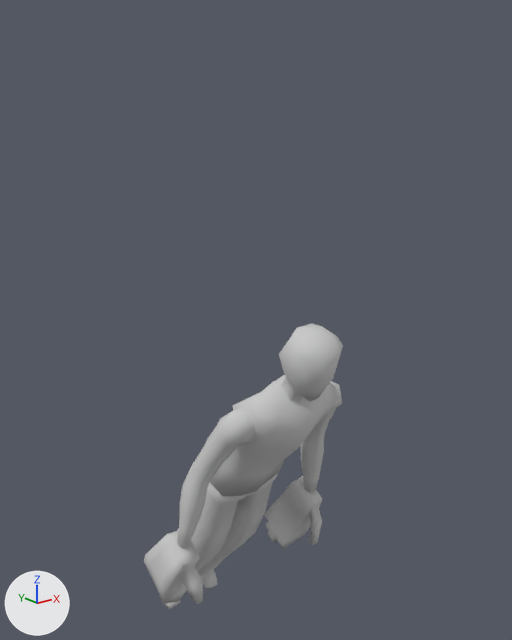
A saved change to the FBX model cookies/Assets/3D_Assets/Characters/Models/mr_lust.FBX.
Before and after are seen from a 50 mm camera at (-1.022, -1.271, 1.229) aimed at (0.058, 0.079, 0.688). Lighting does not change. The marker at lower left points along +X, +Y and +Z. Where no turn or scale is listed for an object, it has been applied to the vertices.

In view in the first picture: 'mr_lust_head', 'mr_lust_left_arm', 'mr_lust_left_foot', 'mr_lust_left_hand', 'mr_lust_pants', 'mr_lust_right_arm', 'mr_lust_right_foot', 'mr_lust_right_hand', 'mr_lust_torso'.
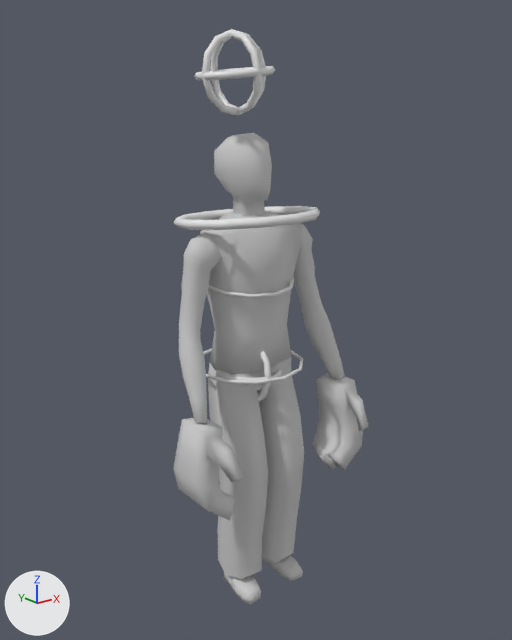
Patch to the scene script:
```diff
--- a/cookies/Assets/3D_Assets/Characters/Models/mr_lust.FBX.py
+++ b/cookies/Assets/3D_Assets/Characters/Models/mr_lust.FBX.py
@@ ob_mr_lust_right_hand @@
 ob_mr_lust_right_hand = bpy.data.objects.new('mr_lust_right_hand', me_mesh_008)
-ob_mr_lust_right_hand.location = (-0.219, -0.016, 0.135)
-ob_mr_lust_right_hand.rotation_euler = (2.141, 0.0536, -0.0127)  # degrees (123, 3.1, -0.7)
+ob_mr_lust_right_hand.location = (-0.219, -0.126, 0.53)
+ob_mr_lust_right_hand.rotation_euler = (1.53, 0.0366, -0.0411)  # degrees (88, 2.1, -2.4)
 ob_mr_lust_right_hand.scale = (0.0236, 0.0236, 0.023)
@@ ob_mr_lust_left_hand @@
 ob_mr_lust_left_hand = bpy.data.objects.new('mr_lust_left_hand', me_mesh_007)
-ob_mr_lust_left_hand.location = (0.196, -0.016, 0.135)
-ob_mr_lust_left_hand.rotation_euler = (-1.0, -0.0536, 0.0127)  # degrees (-57, -3.1, 0.7)
+ob_mr_lust_left_hand.location = (0.196, -0.126, 0.53)
+ob_mr_lust_left_hand.rotation_euler = (-1.612, -0.0391, 0.0411)  # degrees (-92, -2.2, 2.4)
 ob_mr_lust_left_hand.scale = (-0.0236, -0.0236, -0.023)
@@ ob_mr_lust_pants @@
 ob_mr_lust_pants = bpy.data.objects.new('mr_lust_pants', me_mesh_001)
-ob_mr_lust_pants.location = (0.001, 0.086, 0.263)
-ob_mr_lust_pants.rotation_euler = (2.182, 0.0, 0.0)  # degrees (125, 0, 0)
+ob_mr_lust_pants.location = (0.001, 0.03, 0.578)
+ob_mr_lust_pants.rotation_euler = (1.571, 0.0, 0.0)  # degrees (90, 0, 0)
 ob_mr_lust_pants.scale = (0.00936, 0.01, 0.00988)
@@ ob_mr_lust_left_arm @@
 ob_mr_lust_left_arm = bpy.data.objects.new('mr_lust_left_arm', me_mesh_003)
-ob_mr_lust_left_arm.location = (0.107, -0.105, 0.518)
-ob_mr_lust_left_arm.rotation_euler = (-0.582, 0.252, 3.026)  # degrees (-33, 14, 173)
+ob_mr_lust_left_arm.location = (0.107, 0.02, 0.895)
+ob_mr_lust_left_arm.rotation_euler = (0.0503, 0.272, -3.089)  # degrees (2.9, 16, -177)
 ob_mr_lust_left_arm.scale = (0.01, 0.01, 0.01)
@@ ob_mr_lust_head @@
 ob_mr_lust_head = bpy.data.objects.new('mr_lust_head', me_mesh_004)
-ob_mr_lust_head.location = (-0.012, -0.183, 0.658)
-ob_mr_lust_head.rotation_euler = (2.301, 0.0604, 0.0424)  # degrees (132, 3.5, 2.4)
+ob_mr_lust_head.location = (-0.012, 0.037, 1.055)
+ob_mr_lust_head.rotation_euler = (1.689, 0.0738, 0.0)  # degrees (97, 4.2, 0)
 ob_mr_lust_head.scale = (0.0109, 0.00791, 0.0129)
@@ ob_mr_lust_left_foot @@
 ob_mr_lust_left_foot = bpy.data.objects.new('mr_lust_left_foot', me_mesh_006)
-ob_mr_lust_left_foot.location = (0.065, 0.35, -0.209)
-ob_mr_lust_left_foot.rotation_euler = (-0.958, 0.0715, 0.0501)  # degrees (-55, 4.1, 2.9)
+ob_mr_lust_left_foot.location = (0.065, -0.024, 0.039)
+ob_mr_lust_left_foot.rotation_euler = (-1.571, 0.0873, 0.0)  # degrees (-90, 5, 0)
 ob_mr_lust_left_foot.scale = (-0.0115, -0.0115, -0.0115)
@@ ob_mr_lust_right_foot @@
 ob_mr_lust_right_foot = bpy.data.objects.new('mr_lust_right_foot', me_mesh_005)
-ob_mr_lust_right_foot.location = (-0.073, 0.35, -0.209)
-ob_mr_lust_right_foot.rotation_euler = (2.183, -0.0715, -0.0501)  # degrees (125, -4.1, -2.9)
+ob_mr_lust_right_foot.location = (-0.073, -0.024, 0.039)
+ob_mr_lust_right_foot.rotation_euler = (1.571, -0.0873, 0.0)  # degrees (90, -5, 0)
 ob_mr_lust_right_foot.scale = (0.0115, 0.0115, 0.0115)
@@ ob_mr_lust_torso @@
 ob_mr_lust_torso = bpy.data.objects.new('mr_lust_torso', me_mesh)
-ob_mr_lust_torso.location = (-0.004, 0.005, 0.456)
-ob_mr_lust_torso.rotation_euler = (2.182, 0.0, 0.0)  # degrees (125, 0, 0)
+ob_mr_lust_torso.location = (-0.004, 0.075, 0.782)
+ob_mr_lust_torso.rotation_euler = (1.571, 0.0, 0.0)  # degrees (90, 0, 0)
 ob_mr_lust_torso.scale = (0.00498, 0.00525, 0.00565)
@@ ob_mr_lust_right_arm @@
 ob_mr_lust_right_arm = bpy.data.objects.new('mr_lust_right_arm', me_mesh_002)
-ob_mr_lust_right_arm.location = (-0.113, -0.105, 0.518)
-ob_mr_lust_right_arm.rotation_euler = (-0.582, -2.89, 0.116)  # degrees (-33, -166, 6.6)
+ob_mr_lust_right_arm.location = (-0.113, 0.02, 0.895)
+ob_mr_lust_right_arm.rotation_euler = (0.0503, -2.87, -0.053)  # degrees (2.9, -164, -3)
 ob_mr_lust_right_arm.scale = (-0.01, -0.01, -0.01)
@@ ob_head_control @@
+ob_head_control = bpy.data.objects.new('head_control', me_mesh_009)  # 60 vertices, 60 faces; spans x -0.174..0.174, y -0.173..0.173, z -0.027..0.027
+ob_head_control.location = (0.001, 0.039, 0.962)
@@ ob_right_clavicle_control @@
+ob_right_clavicle_control = bpy.data.objects.new('right_clavicle_control', me_mesh_012)  # 179 vertices, 180 faces; spans x -0.088..0.088, y -0.088..0.088, z -0.088..0.088
+ob_right_clavicle_control.location = (-0.047, 0.019, 1.279)
@@ ob_left_clavicle_control @@
+ob_left_clavicle_control = bpy.data.objects.new('left_clavicle_control', me_mesh_010)  # 179 vertices, 180 faces; spans x -0.088..0.088, y -0.088..0.088, z -0.088..0.088
+ob_left_clavicle_control.location = (-0.017, 0.019, 0.588)
@@ ob_pelvic_control_001 @@
+ob_pelvic_control_001 = bpy.data.objects.new('pelvic_control.001', me_mesh_007_1)  # a torus around z (ring radius 0.136, tube radius 0.004) spanning x -0.14..0.14, y -0.14..0.14, z -0.004..0.004
+ob_pelvic_control_001.location = (0.001, 0.037, 0.6)
@@ ob_spinal_control @@
+ob_spinal_control = bpy.data.objects.new('spinal_control', me_mesh_008_1)  # 60 vertices, 60 faces; spans x -0.121..0.121, y -0.12..0.12, z -0.019..0.019
+ob_spinal_control.location = (0.001, 0.049, 0.812)
```

Boxes (x1, y1, x2, y2) around the edits, measured in the pictures (512 x 640 px):
'mr_lust_torso', moved, turned: before (210, 375, 337, 496); after (200, 211, 301, 375)
'mr_lust_pants', moved, turned: before (177, 474, 278, 577); after (208, 358, 304, 579)
'mr_lust_right_arm', moved, turned: before (178, 406, 255, 548); after (179, 234, 221, 423)
'mr_lust_right_hand', moved, turned: before (144, 530, 203, 604); after (173, 418, 244, 520)
'mr_lust_head', moved, turned: before (279, 323, 343, 402); after (214, 133, 272, 216)
'mr_lust_left_hand', moved, turned: before (264, 476, 322, 549); after (311, 373, 368, 470)
'mr_lust_left_arm', moved, turned: before (301, 381, 342, 493); after (293, 223, 345, 380)
'right_clavicle_control', added: after (194, 29, 275, 115)
'head_control', added: after (173, 206, 320, 230)
'mr_lust_left_foot', moved, turned: before (201, 569, 218, 590); after (262, 555, 303, 581)
'mr_lust_right_foot', moved, turned: before (159, 594, 180, 610); after (224, 573, 261, 605)
'left_clavicle_control', added: after (225, 351, 282, 402)
'pelvic_control.001', added: after (203, 348, 303, 384)
'spinal_control', added: after (208, 278, 294, 298)
